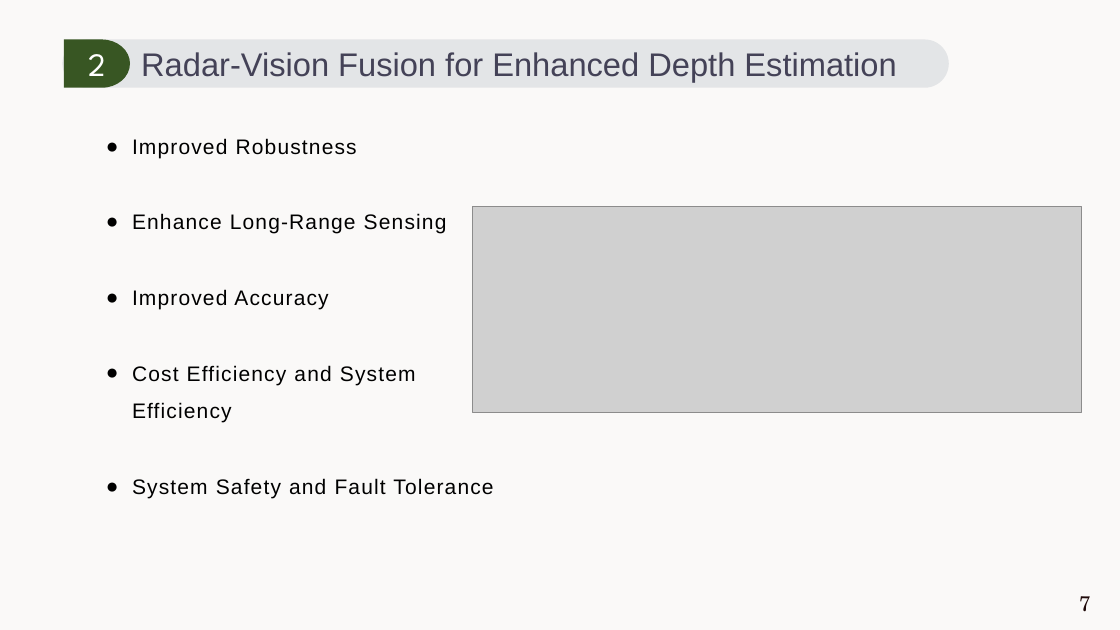
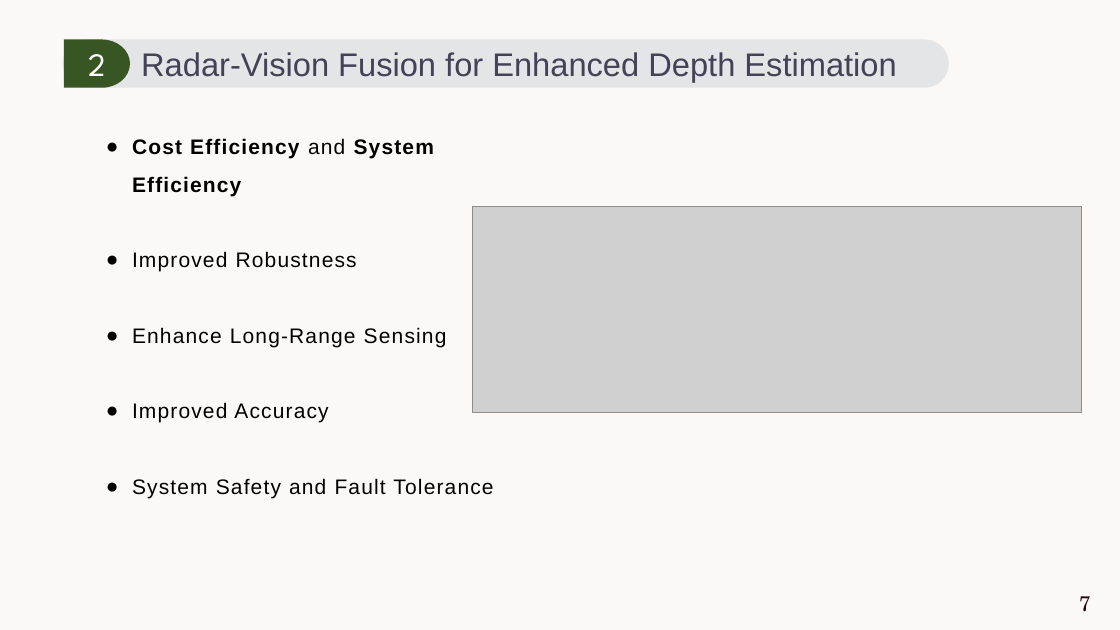
Before and after one commit to Junzhou-Chen/junzhou-chen.github.io, a slide deck: slide 7 of files/proposal.pptx. Drawn at 1120x630 pixels with LibreOffice and Linux fonts; fonts in the diff are those of the drawing; grey boxes stand for pictures. Boxes give left, top, right and bottom in pixels: in the first picture for what was removed or moved away, otherwise in the second. Text is boxed around its words. In the diff, an @@ line names an element or a change of style, - is before the commit and + after.

```diff
--- a/files/proposal.pptx
+++ b/files/proposal.pptx
@@ text at [132,138,434,196]: paragraph added @@
+● Cost Efficiency and System Efficiency
@@ text at [132,365,416,423]: paragraph removed @@
-● Cost Efficiency and System Efficiency
```
Also in this commit, not shown: 2 other slides changed.
